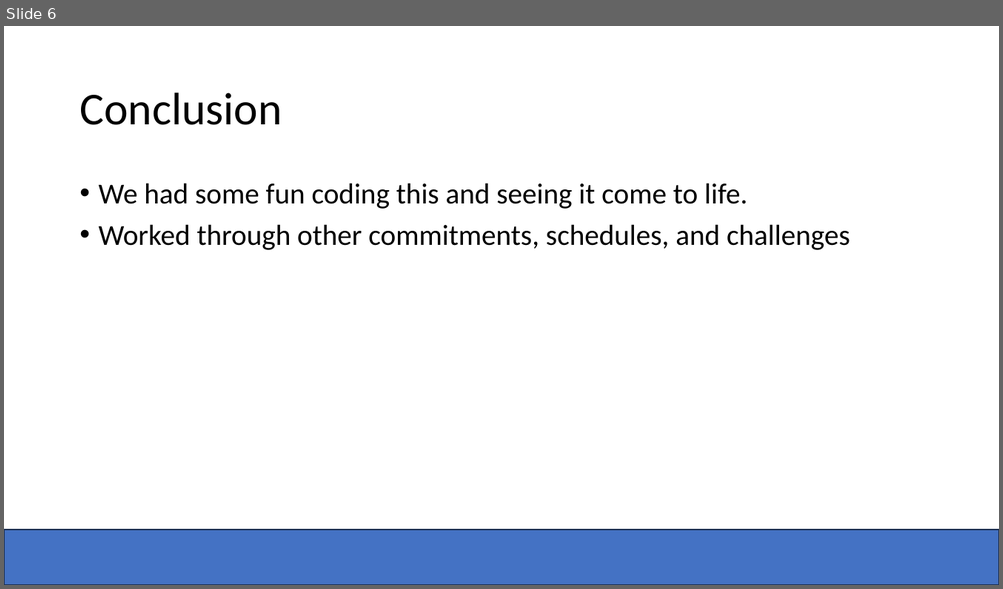
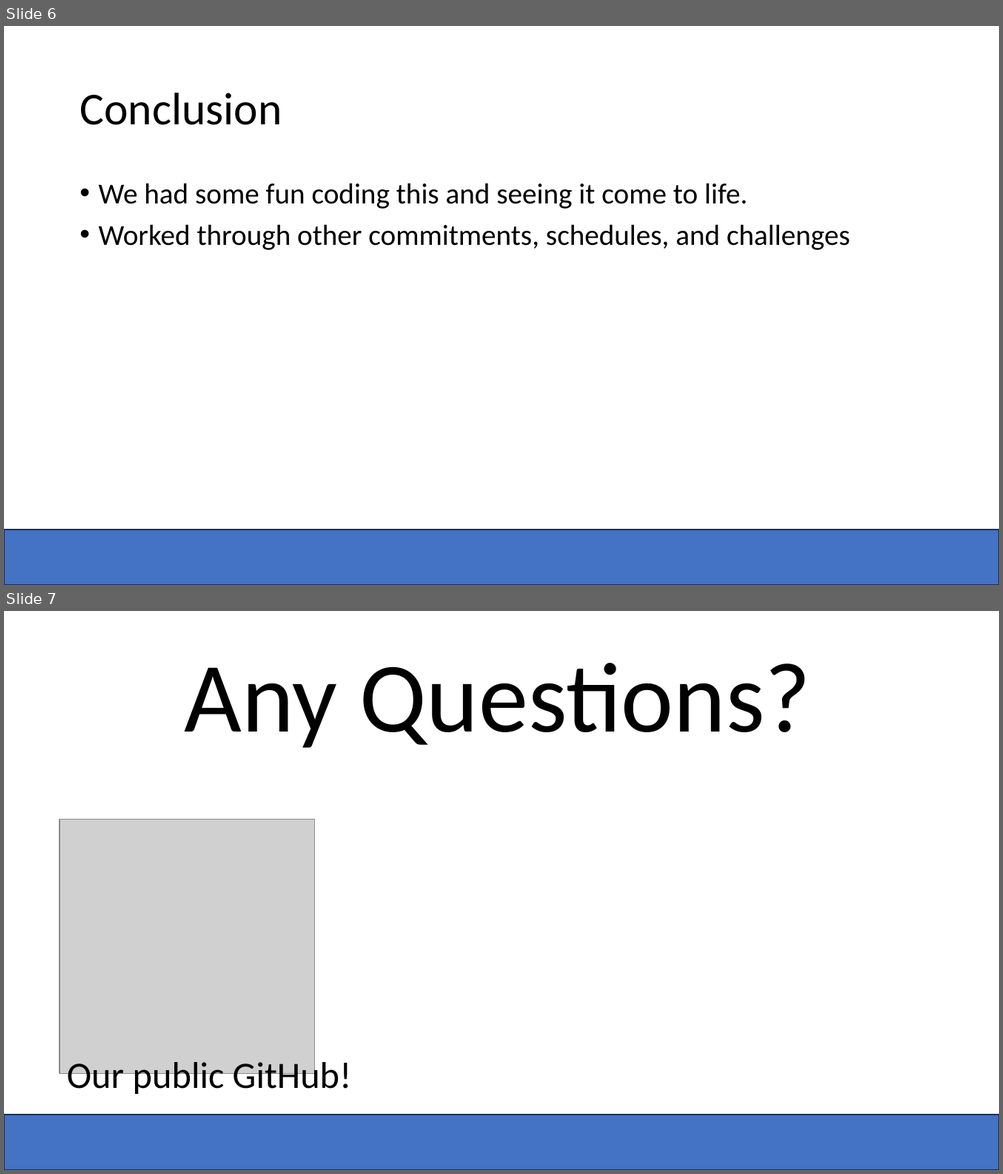
Before and after one commit to Zachadactyl/Connect-4_C, a slide deck: Four 2 Win.pptx. Shown one above the other, each under a label of ours: slide 6 before the commit, slides 6 and 7 after it. The pictures are 1003x589 and 1003x1174 pixels, drawn with LibreOffice and Linux fonts; fonts in the diff are those of the drawing; grey boxes stand for pictures; background and template pictures are left out. Boxes give left, top, right and bottom in pixels: in the first picture for what was removed or moved away, otherwise in the second. Text is boxed around its words. In the diff, an @@ line names an element or a change of style, - is before the commit and + after.

```diff
--- a/Four 2 Win.pptx
+++ b/Four 2 Win.pptx
@@ slide 7 added at [4,611,999,1170], background #FFFFFF; not listed: 1 template element that a slide beside it also shows @@
@@ text added at [184,663,811,748], 96 pt, text #000000 @@
+Any Questions?
@@ picture added at [60,819,314,1074] @@
@@ text added at [67,1058,352,1097], 36 pt, text #000000 @@
+Our public GitHub!
```
Also in this commit, not shown: 1 slide removed.
